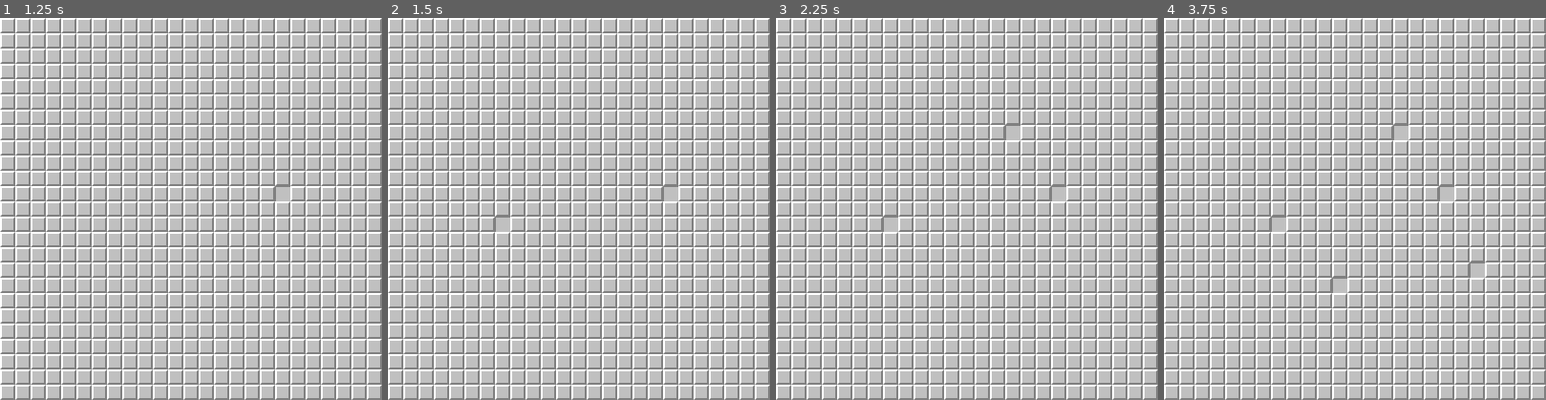
Above: before the commit, frames 1-4 (left to right).
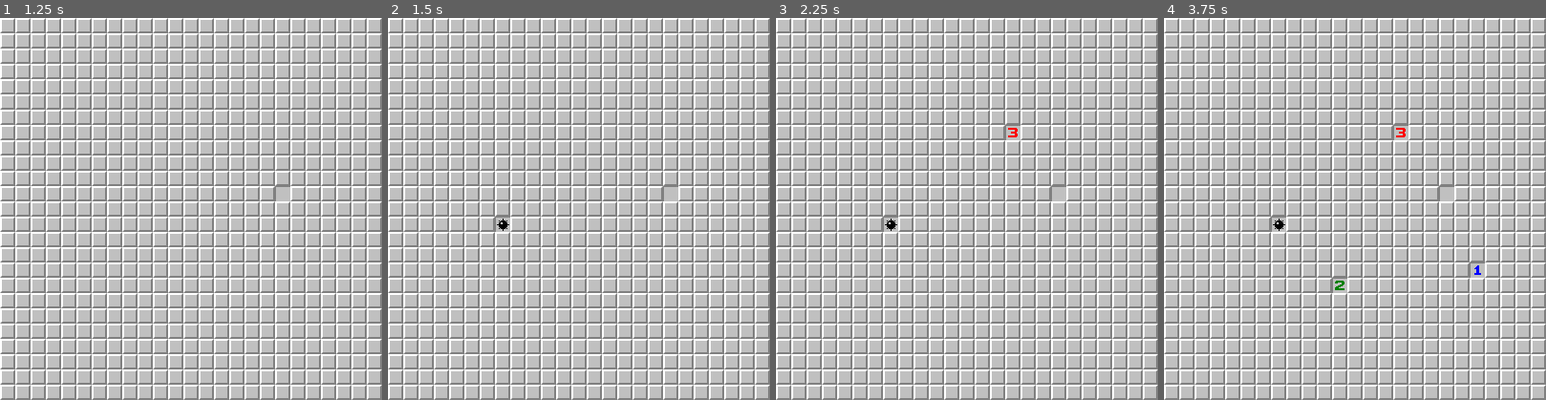
Above: after the commit, the same moments.

Repository: Insoi/reinventing-minesweeper-2.0
Game: Godot game, scene res://game.tscn
Same seed, same stepped clock (60 frames per second), same inputs: the game is played once before the commit and once after it.
Inputs (mouse positions are in pixels of both pictures, inside the frame that each line leads up to):
- Up to frame 1 (1.25 s): tap Enter at 0.5 s; move the mouse to (275, 189) at 0.52 s; click (275, 189) at 0.67 s
- Up to frame 2 (1.5 s): tap Space at 1.25 s; move the mouse to (502, 228) at 1.27 s; click (502, 228) at 1.42 s
- Up to frame 3 (2.25 s): tap Enter at 2 s; move the mouse to (1005, 124) at 2.02 s; click (1005, 124) at 2.17 s
- Up to frame 4 (3.75 s): tap Space at 2.75 s; move the mouse to (1335, 285) at 2.77 s; click (1335, 285) at 2.92 s; tap Enter at 3.5 s; move the mouse to (1469, 266) at 3.52 s; click (1469, 266) at 3.67 s

Frame 1 is identical in both runs. In frame 2, less than 0.1% of the frame differs, in the area x 28-32%, y 52-56%; in frame 3, less than 0.1%; in frame 4, 0.2%, in the area x 28-83%, y 28-72%.
Error before the commit: Trying to assign an array of type "Array" to a variable of type "Array[Vector2]". (res://cell_tiles.gd:54)

Commit message:
Update cell_tiles.gd

Diff:
--- a/cell_tiles.gd
+++ b/cell_tiles.gd
@@ -4,6 +4,8 @@
 const board_width : int = 25
 const cell_size : int = 16
 const bombs : int = (board_height * board_width / 100) * 20 # as in 20% of the total cells on the board
+
+const numbers = [Vector2i(0,14), Vector2i(0,13), Vector2i(0,12), Vector2i(0,11), Vector2i(0,10), Vector2i(0,9), Vector2i(0,8), Vector2i(0,7)]
 
 const unexplored_cell = Vector2i(0,0)
 const blank_cell = Vector2i(0,15)
@@ -32,7 +34,7 @@
 		for x in board_width:
 			cell_array[x][y] = unexplored_cell
 			set_cell(Vector2(x,y), 0, unexplored_cell)
-	#test
+
 	#place down x amt bombs randomly
 	for i in bombs:
 		var random_pos = Vector2(randi_range(0, board_height-1), randi_range(0, board_width-1))
@@ -50,12 +52,19 @@
 			if cell_array[x][y] == bomb_cell:
 				continue
 
-			var bombs: int = 0
-			var nearby_cells: Array[Vector2] = get_nearby_cells(cell_array[x][y])
-			print(nearby_cells)
+			var bombs = 0
+			var nearby_cells = get_nearby_cells(Vector2i(x,y))
+			#print("nearby cells:", nearby_cells)
 
 			for nearby_cell in nearby_cells:
-				print(nearby_cell)
+				#print(nearby_cell)
+				if nearby_cell == bomb_cell:
+					bombs += 1
+
+			if bombs > 0:
+				cell_array[x][y] = numbers[bombs-1]
+			else:
+				cell_array[x][y] = blank_cell
 
 			#draw all cells as unexplored in the start, basically just skip if it's a bomb_cell
 			#TODO: Get nearby bombs +1int by going through each nearby cell and use that int var for the number
@@ -78,8 +87,9 @@
 		var check_pos = tile_cell + direction
 
 		if check_pos.x >= 0 and check_pos.x < board_width and check_pos.y >= 0 and check_pos.y < board_height:
-			nearby_cells.append(check_pos)
+			nearby_cells.append(cell_array[check_pos.x][check_pos.y])
 
+	print(nearby_cells)
 	return nearby_cells
 
 func _input(event):
@@ -89,17 +99,10 @@
 		if event.pressed and event.button_index == MouseButton.MOUSE_BUTTON_LEFT: # open tile cell up / detect nearby cells with array
 			var tile_pos = (mouse_pos / 16).floor()
 			var tile_data = cell_array[tile_pos.x][tile_pos.y]
+			set_cell(Vector2(tile_pos.x, tile_pos.y), 0, tile_data)
+
 			print(1, tile_data)
-
-			cell_array[tile_pos.x][tile_pos.y] = blank_cell
-			set_cell(Vector2(tile_pos.x, tile_pos.y), 0, blank_cell)
-			print(2, tile_data)
 
 
 		if event.pressed and event.button_index == MouseButton.MOUSE_BUTTON_RIGHT: # add a flag / remove flag
 			print("RIGHT:", event, get_global_mouse_position())
-
-
-# Called every frame. 'delta' is the elapsed time since the previous frame.
-func _process(delta: float) -> void:
-	pass
